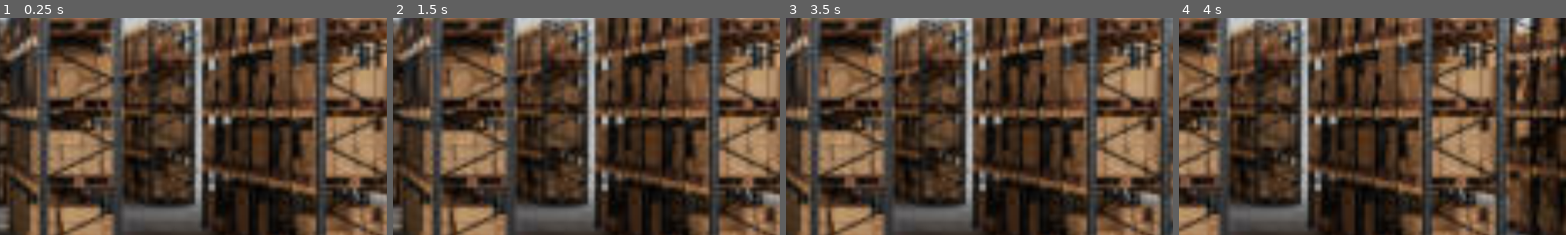
Above: before the commit, frames 1-4 (left to right).
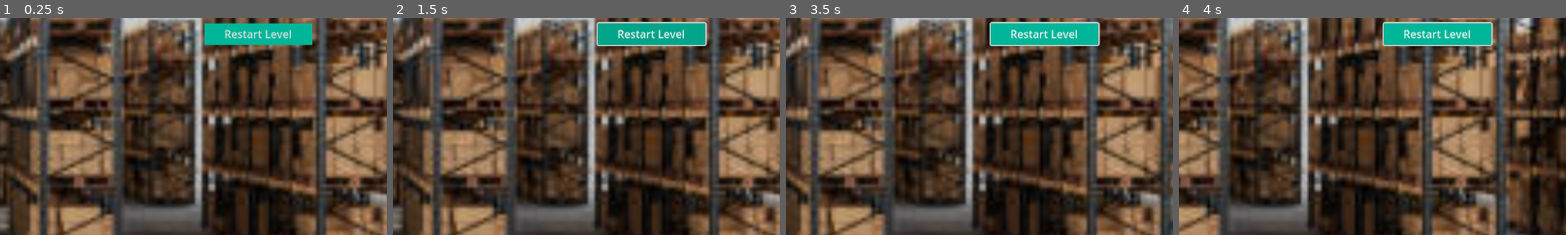
Above: after the commit, the same moments.

Repository: CourtlandCrouchet/OneTrip
Game: Godot game, scene res://Scenes/main.tscn
The game is run twice, just before and just after one commit, with the same random seed, the same clock (stepped at 60 frames per second) and the same inputs.
Inputs (mouse positions are % of the whole screen's width and height, from its top left):
- Up to frame 1 (0.25 s): no input
- Up to frame 2 (1.5 s): click (45, 4) at 0.5 s, where only the run after the commit has a clickable "Restart Level"; click (45, 4) at 1.25 s, where only the run after the commit has a clickable "Restart Level"
- Up to frame 3 (3.5 s): click (45, 4) at 2 s, where only the run after the commit has a clickable "Restart Level"; tap Enter at 2.75 s; move the mouse to (72, 45) at 2.77 s; hold Right (move_right) from 2.78 s (still down); click (72, 45) at 2.92 s
- Up to frame 4 (4 s): release Right (move_right) at 3.5 s; drag from (30, 55) to (45, 70) at 3.52 s
The pictures show only the part of the screen within x 12-62%, y 0-50%; the shares and areas given below are measured in that part.

The runs differ from the first frame. In frame 1, 2.9% of the frame differs, in the area x 52-81%, y 2-13%; in frame 2, 3.2%, in the area x 52-82%, y 1-13%; in frame 3, 3.2%; in frame 4, 3.2%.

Commit message:
Restart Level Button

Diff:
--- a/Scenes/Levels/level_template.tscn
+++ b/Scenes/Levels/level_template.tscn
@@ -1,10 +1,11 @@
-[gd_scene load_steps=9 format=3 uid="uid://b6d480ncgv8n4"]
+[gd_scene load_steps=10 format=3 uid="uid://b6d480ncgv8n4"]
 
 [ext_resource type="Script" path="res://Scripts/main.gd" id="1_37wli"]
 [ext_resource type="Texture2D" uid="uid://bja71htojt2j2" path="res://Sprites/warehouse.jpg" id="2_dyr7c"]
 [ext_resource type="PackedScene" uid="uid://b0lcnp5xrh7j6" path="res://Scenes/player.tscn" id="3_075b7"]
 [ext_resource type="PackedScene" uid="uid://dqsnvsllgrjvm" path="res://Scenes/floor.tscn" id="4_et03m"]
 [ext_resource type="PackedScene" path="res://Scenes/WinZone.tscn" id="7_ddpqg"]
+[ext_resource type="PackedScene" uid="uid://qlsgq5vkwxfy" path="res://Scenes/hud.tscn" id="8_jxafn"]
 [ext_resource type="Script" path="res://Scripts/win_zone.gd" id="8_lt4ef"]
 [ext_resource type="FontFile" uid="uid://cuq5ou13j84cx" path="res://Fonts/RubikMonoOne-Regular.ttf" id="9_qo3ek"]
 
@@ -84,5 +85,7 @@
 
 [node name="Timer" type="Timer" parent="WinZone"]
 
+[node name="HUD" parent="." instance=ExtResource("8_jxafn")]
+
 [connection signal="body_entered" from="WinZone" to="WinZone" method="_on_body_entered"]
 [connection signal="timeout" from="WinZone/Timer" to="WinZone" method="_on_timer_timeout"]
--- /dev/null
+++ b/Scenes/hud.tscn
@@ -0,0 +1,24 @@
+[gd_scene load_steps=4 format=3 uid="uid://qlsgq5vkwxfy"]
+
+[sub_resource type="StyleBoxFlat" id="StyleBoxFlat_yrwjt"]
+bg_color = Color(0, 0.645067, 0.541499, 1)
+
+[sub_resource type="StyleBoxFlat" id="StyleBoxFlat_naa1h"]
+bg_color = Color(3.08037e-06, 0.62213, 0.521955, 1)
+
+[sub_resource type="StyleBoxFlat" id="StyleBoxFlat_v7e30"]
+bg_color = Color(0, 0.713726, 0.6, 1)
+
+[node name="HUD" type="CanvasLayer"]
+
+[node name="Node" type="Node" parent="."]
+
+[node name="RestartButton" type="Button" parent="Node"]
+offset_left = 440.0
+offset_top = 8.0
+offset_right = 600.0
+offset_bottom = 40.0
+theme_override_styles/hover = SubResource("StyleBoxFlat_yrwjt")
+theme_override_styles/pressed = SubResource("StyleBoxFlat_naa1h")
+theme_override_styles/normal = SubResource("StyleBoxFlat_v7e30")
+text = "Restart Level"
--- a/Scenes/level_selector.tscn
+++ b/Scenes/level_selector.tscn
@@ -26,6 +26,7 @@
 offset_bottom = 76.0
 
 [node name="LevelSelectorButton2" parent="LevelButtons" instance=ExtResource("1_rnnx0")]
+layout_mode = 0
 offset_left = 14.0
 offset_top = 108.0
 offset_right = 389.0
@@ -33,6 +34,7 @@
 text = "Level 2"
 
 [node name="LevelSelectorButton3" parent="LevelButtons" instance=ExtResource("1_rnnx0")]
+layout_mode = 0
 offset_left = 14.0
 offset_top = 228.0
 offset_right = 389.0
@@ -40,6 +42,7 @@
 text = "Level 3"
 
 [node name="LevelSelectorButton4" parent="LevelButtons" instance=ExtResource("1_rnnx0")]
+layout_mode = 0
 offset_left = 14.0
 offset_top = 356.0
 offset_right = 389.0
@@ -47,6 +50,7 @@
 text = "Level 4"
 
 [node name="LevelSelectorButton5" parent="LevelButtons" instance=ExtResource("1_rnnx0")]
+layout_mode = 0
 offset_left = 14.0
 offset_top = 484.0
 offset_right = 389.0
--- a/Scenes/main.tscn
+++ b/Scenes/main.tscn
@@ -1,18 +1,14 @@
-[gd_scene load_steps=17 format=3 uid="uid://dnv2fuc6175qd"]
+[gd_scene load_steps=12 format=3 uid="uid://dnv2fuc6175qd"]
 
 [ext_resource type="Script" path="res://Scripts/main.gd" id="1_a4636"]
 [ext_resource type="PackedScene" uid="uid://b0lcnp5xrh7j6" path="res://Scenes/player.tscn" id="2_1okup"]
 [ext_resource type="PackedScene" uid="uid://dqsnvsllgrjvm" path="res://Scenes/floor.tscn" id="3_pjymg"]
 [ext_resource type="Texture2D" uid="uid://bja71htojt2j2" path="res://Sprites/warehouse.jpg" id="3_t0i2j"]
 [ext_resource type="PackedScene" uid="uid://b8u2n0yy3m32h" path="res://Scenes/hill.tscn" id="4_blmfu"]
-[ext_resource type="PackedScene" uid="uid://uxyllyjuyq62" path="res://Scenes/bird_cage.tscn" id="7_qmdfy"]
 [ext_resource type="PackedScene" path="res://Scenes/WinZone.tscn" id="7_w60xq"]
-[ext_resource type="PackedScene" uid="uid://cdue0qa0ddfa7" path="res://Scenes/gear.tscn" id="8_pkddw"]
 [ext_resource type="Script" path="res://Scripts/win_zone.gd" id="9_jhthv"]
-[ext_resource type="PackedScene" uid="uid://cdpgvnmv8rbn4" path="res://Scenes/cheese.tscn" id="9_k0ubt"]
-[ext_resource type="PackedScene" uid="uid://dr43c6q2imkcs" path="res://Scenes/spring.tscn" id="10_8dusl"]
+[ext_resource type="PackedScene" uid="uid://qlsgq5vkwxfy" path="res://Scenes/hud.tscn" id="10_83cwo"]
 [ext_resource type="FontFile" uid="uid://cuq5ou13j84cx" path="res://Fonts/RubikMonoOne-Regular.ttf" id="10_bif06"]
-[ext_resource type="PackedScene" uid="uid://brf54mhp8l2xr" path="res://Scenes/saxophone.tscn" id="11_rn5ja"]
 [ext_resource type="PackedScene" uid="uid://dsjsji6pel00q" path="res://Scenes/bumps.tscn" id="15_3lrpl"]
 
 [sub_resource type="LabelSettings" id="LabelSettings_67nlv"]
@@ -107,5 +103,7 @@
 [node name="Bumps3" parent="BumpyPatch" instance=ExtResource("15_3lrpl")]
 position = Vector2(130, 23)
 
+[node name="HUD" parent="." instance=ExtResource("10_83cwo")]
+
 [connection signal="body_entered" from="WinZone" to="WinZone" method="_on_body_entered"]
 [connection signal="timeout" from="WinZone/Timer" to="WinZone" method="_on_timer_timeout"]
